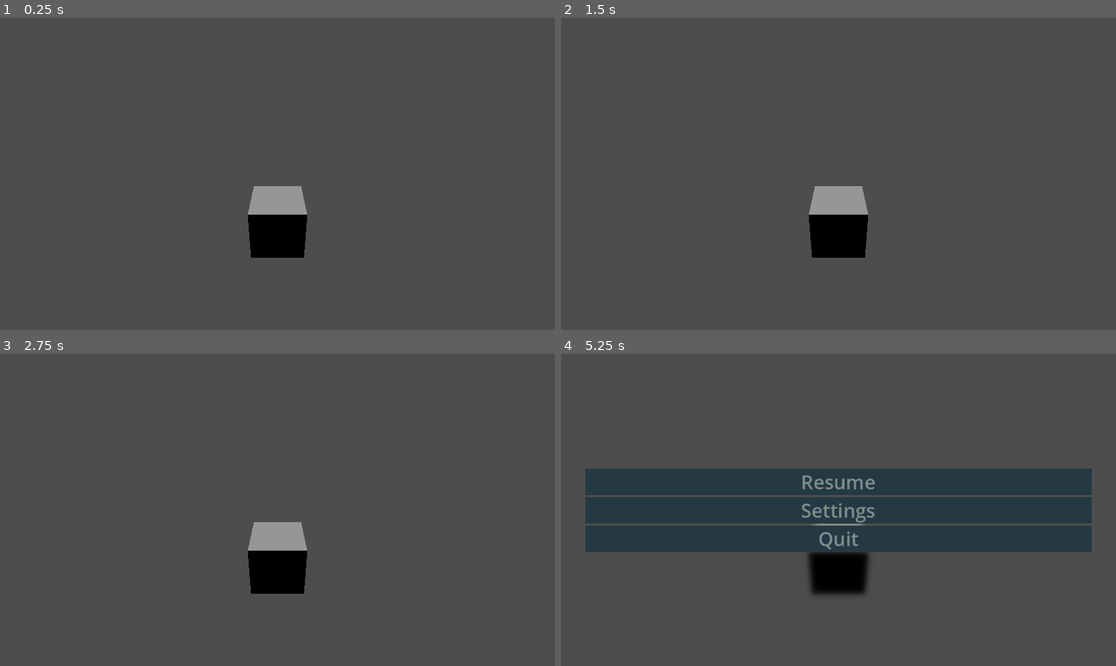
Above: before the commit, frames 1-4 (two rows, left to right).
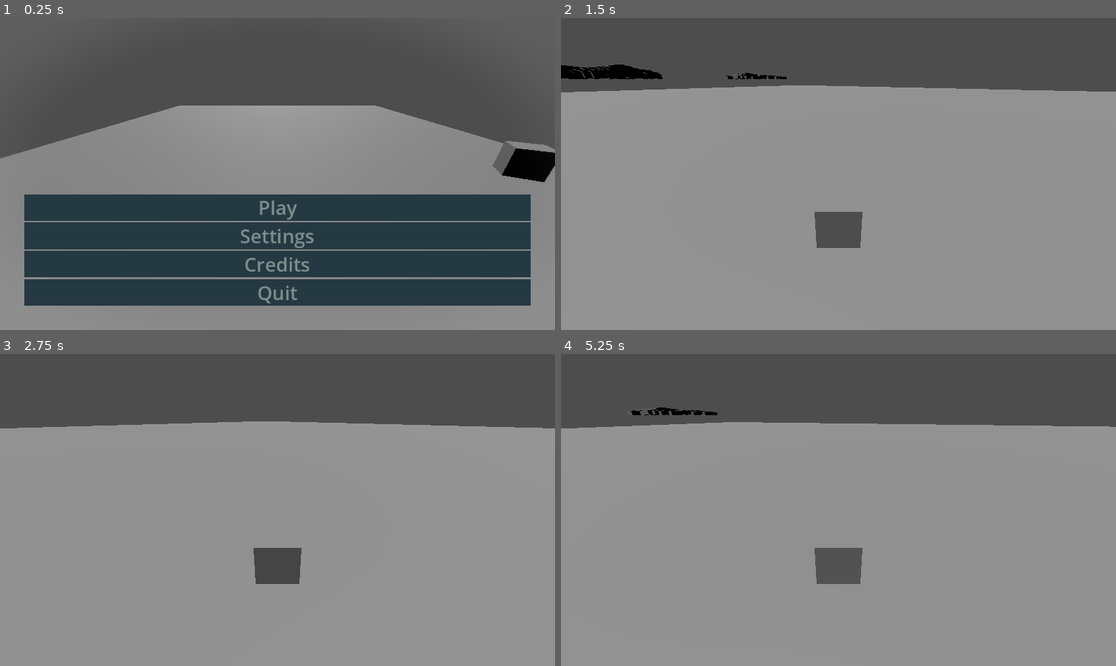
Above: after the commit, the same moments.

Repository: Tchetchouille/GMTK2024
Game: Godot game, scene res://scenes/jere_test_scene.tscn
Two runs of this game, one before a commit and one after it. Both use one fixed random seed, a clock stepped at 60 frames per second and the inputs below. This scene is started directly instead of the project's main scene.
Inputs (mouse positions are in pixels of both pictures, inside the frame that each line leads up to):
- Up to frame 1 (0.25 s): no input
- Up to frame 2 (1.5 s): click (838, 208) at 0.5 s, where only the run after the commit has a clickable "Play"; tap Enter at 1.25 s; move the mouse to (960, 158) at 1.27 s; hold D (move_right) from 1.28 s (still down)
- Up to frame 3 (2.75 s): move the mouse to (166, 525) at 2.02 s; release D (move_right) at 2.03 s; hold S (move_back) from 2.03 s (still down)
- Up to frame 4 (5.25 s): tap Space at 2.75 s; move the mouse to (894, 441) at 2.77 s; release S (move_back) at 2.78 s; hold D (move_right) 2.78-3.53 s; move the mouse to (810, 572) at 3.52 s; hold W (move_forward) 3.53-4.28 s; tap Enter at 4.25 s; move the mouse to (1005, 556) at 4.27 s; hold A (move_left) from 4.28 s (still down); tap Escape (toggle_pause_menu) at 4.9 s; move the mouse to (672, 463) at 5.02 s

The runs differ from the first frame. In frame 1, 66% of the frame differs, in the area x 0-100%, y 28-100%; in frame 2, 77%, in the area x 0-100%, y 14-100%; in frame 3, 77%; in frame 4, 77%.
Error after the commit: Invalid call. Nonexistent function 'apply_knockback' in base 'CharacterBody3D (character_body_3d.gd)'. (res://scripts/enemy.gd:43)

Commit message:
Added vignette shader to main menu.

Diff:
--- /dev/null
+++ b/resources/Shaders/main_menu.gdshader
@@ -0,0 +1,34 @@
+// Stolen from: https://godotshaders.com/shader/blur-vignette-post-processing-colorrect-godot-4-2-1/
+shader_type canvas_item;
+
+uniform sampler2D screen_texture: hint_screen_texture, repeat_disable, filter_linear_mipmap;
+uniform float blur_radius : hint_range(0, 1) = 0.2; // Radius of the blur effect
+uniform float blur_amount : hint_range(0, 5) = 1.0; // Strength of the blur effect
+uniform float blur_inner : hint_range(0, 1) = 0.6; // Inner edge of the blur effect
+uniform float blur_outer : hint_range(0, 1) = 0.66; // Outer edge of the blur effect
+
+void fragment() {
+    // Original color of the pixel from the screen
+    vec4 pixelColor = texture(screen_texture, UV);
+
+    // Color with blur effect from the screen
+    vec4 blurColor = textureLod(screen_texture, SCREEN_UV, blur_amount);
+
+    // Calculate distance from the center of the screen
+    float distance = length(UV - vec2(0.5, 0.5));
+
+    // Apply smoothstep function to control transition between areas
+    float blur = smoothstep(blur_inner - blur_radius, blur_outer, distance);
+
+    // Mix colors of the blur effect and the original color based on the smoothstep value
+    pixelColor.rgb = mix(blurColor.rgb, COLOR.rgb, -blur);
+
+    // Set the alpha component of the blur effect to the smoothstep value
+    blurColor.a = blur;
+
+    // Mix colors of the blur effect with white for an additional effect
+    blurColor.rgb = mix(blurColor.rgb, vec3(1.0), 0.1);
+
+    // Set the final color to the modified color of the blur effect
+    COLOR = blurColor;
+}
--- a/resources/Shaders/pause_menu.gdshader
+++ b/resources/Shaders/pause_menu.gdshader
@@ -1,3 +1,4 @@
+// Stolen from: https://www.reddit.com/r/godot/comments/uizzk8/how_can_i_blur_the_background_by_shapes_on_the/
 shader_type canvas_item;
 
 uniform sampler2D SCREEN_TEXTURE : hint_screen_texture, filter_linear_mipmap;
--- a/scenes/UI/Menus/main_menu.tscn
+++ b/scenes/UI/Menus/main_menu.tscn
@@ -1,11 +1,19 @@
-[gd_scene load_steps=7 format=3 uid="uid://bamqbdjk5ka5y"]
+[gd_scene load_steps=9 format=3 uid="uid://bamqbdjk5ka5y"]
 
 [ext_resource type="Theme" uid="uid://dm3fofnyu8ox1" path="res://resources/Themes/main_menu.tres" id="1_gc4hb"]
 [ext_resource type="Script" path="res://scripts/UI/main_menu.gd" id="1_gw4m3"]
 [ext_resource type="PackedScene" uid="uid://ofgmtbsn8vv3" path="res://scenes/UI/Buttons/settings_button.tscn" id="2_ofhes"]
+[ext_resource type="Shader" path="res://resources/Shaders/main_menu.gdshader" id="3_7k53c"]
 [ext_resource type="PackedScene" uid="uid://ba24ru1psi5s4" path="res://scenes/UI/Buttons/quit_button.tscn" id="3_eyqqu"]
 [ext_resource type="Script" path="res://scripts/UI/background.gd" id="3_n6yyi"]
 [ext_resource type="PackedScene" uid="uid://b82obejhvti3m" path="res://scenes/UI/Buttons/credits_button.tscn" id="4_8hv2g"]
+
+[sub_resource type="ShaderMaterial" id="ShaderMaterial_wmwon"]
+shader = ExtResource("3_7k53c")
+shader_parameter/blur_radius = 0.2
+shader_parameter/blur_amount = 1.0
+shader_parameter/blur_inner = 0.6
+shader_parameter/blur_outer = 0.66
 
 [node name="MainMenu" type="Control"]
 layout_mode = 3
@@ -18,13 +26,13 @@
 script = ExtResource("1_gw4m3")
 
 [node name="Background" type="ColorRect" parent="."]
+material = SubResource("ShaderMaterial_wmwon")
 layout_mode = 1
 anchors_preset = 15
 anchor_right = 1.0
 anchor_bottom = 1.0
 grow_horizontal = 2
 grow_vertical = 2
-color = Color(0.352213, 0.300583, 0.275632, 1)
 script = ExtResource("3_n6yyi")
 
 [node name="MarginContainer" type="MarginContainer" parent="."]
--- a/scenes/jere_test_scene.tscn
+++ b/scenes/jere_test_scene.tscn
@@ -8,19 +8,27 @@
 [node name="JereTestScene" type="Node"]
 
 [node name="MainMenu" parent="." instance=ExtResource("1_376a7")]
-visible = false
 
 [node name="GeneralUI" parent="." instance=ExtResource("2_0phh2")]
 
 [node name="MerdierDeTest" type="Node3D" parent="."]
 
 [node name="Cube" type="StaticBody3D" parent="MerdierDeTest"]
+transform = Transform3D(0.860306, 0, -0.509777, 0, 1, 0, 0.509777, 0, 0.860306, 7.34857, 0, -3.19711)
 
 [node name="MeshInstance3D" type="MeshInstance3D" parent="MerdierDeTest/Cube"]
+transform = Transform3D(1, 0, 0, 0, 1, 0, 0, 0, 1, 0.918729, 0, -0.544395)
 mesh = SubResource("BoxMesh_x1wuq")
 
 [node name="Camera3D" type="Camera3D" parent="MerdierDeTest"]
 transform = Transform3D(1, 0, 0, 0, 0.901855, 0.432039, 0, -0.432039, 0.901855, 0, 2.59274, 3.27965)
 
 [node name="DirectionalLight3D" type="DirectionalLight3D" parent="MerdierDeTest"]
-transform = Transform3D(1, 0, 0, 0, -0.00216417, 0.999998, 0, -0.999998, -0.00216417, 0, 0, 0)
+transform = Transform3D(1, 0, 0, 0, -0.6959, 0.718139, 0, -0.718139, -0.6959, 0, 0, 0)
+
+[node name="Cube2" type="StaticBody3D" parent="MerdierDeTest"]
+transform = Transform3D(23.0657, 0, 0, 0, 0.373762, 0, 0, 0, 43.246, 0, -0.663527, 0)
+
+[node name="MeshInstance3D" type="MeshInstance3D" parent="MerdierDeTest/Cube2"]
+mesh = SubResource("BoxMesh_x1wuq")
+skeleton = NodePath("../../Cube2")
